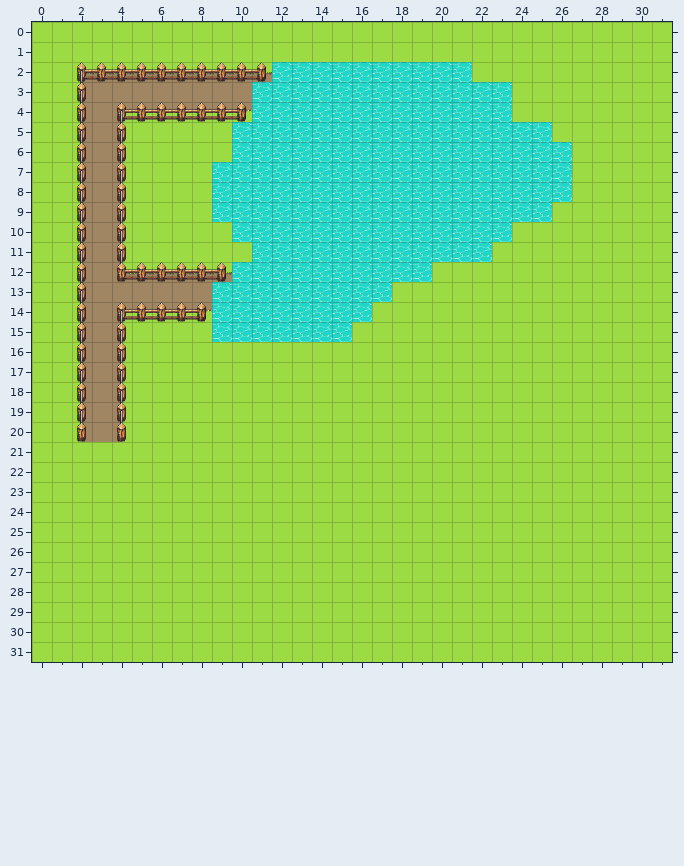
Two states of a Tiled map, assets/maps/some-map.tmx. This is how it looked before the edit.
Cells are 32x32 px. Shown: x 0..31, y 0..31.
The result:
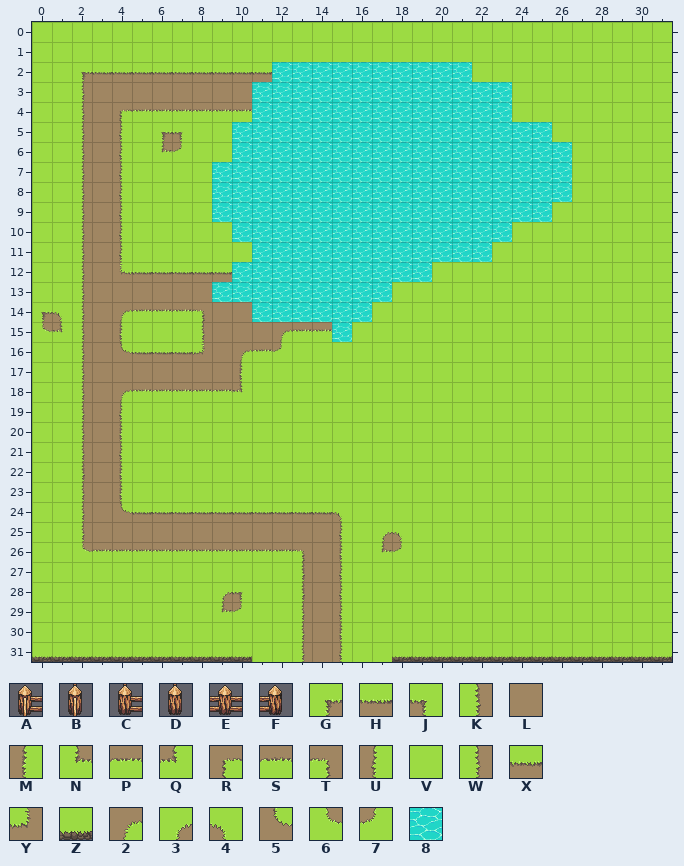
Key: from "fence": A 0, B 7, C 8, D 11, E 13, F 14; from "terrain": G 0, H 1, J 2, K 10, L 11, M 12, N 20, P 21, Q 22, R 40, S 41, T 42, U 50, V 51, W 52, X 61, Y 62, Z 65, 2 84, 3 86, 4 87, 5 94, 6 96, 7 97; from "terrain-plus": 8 42.
_ is an empty cell, . an unchanged one.
Difference:
--- layer "terrain"
@@ x 6..7 @@
- 5 VV
- 6 VV
+ 5 GJ
+ 6 N7
@@ x 6..7 @@
-12 XX
+12 HH
@@ x 0..14 @@
-14 VV..RP..P88....
-15 VV..U...V888888
-16 ....UVVVVVVVV..
-17 ....UVVVVVV....
-18 ....UVVVVVV....
+14 G4..2S..TLL....
+15 6Q..M...WLLL2PP
+16 ....5HHHYL2S7..
+17 ....LLLLLLM....
+18 ....2PSPSSQ....
@@ x 0..31 @@
-20 ....U...........................
-21 ..VVV...........................
-22 ..VVV...........................
-23 ..VVV...........................
-24 ..VVVVVVVVVVVVVV................
-25 ..VVVVVVVVVVVVVV.VV.............
-26 ..VVVVVVVVVVVVVV.VV.............
-27 .............VVV................
-28 .........VV..VVV................
-29 .........VV..VVV................
-30 .............VVV................
-31 VVVVVVVVVVV..VVV..VVVVVVVVVVVVVV
+20 ....M...........................
+21 ..WLU...........................
+22 ..KLM...........................
+23 ..WLM...........................
+24 ..WL5XHHHHXHHHX4................
+25 ..WLLLLLLLLLLLLU.34.............
+26 ..6PSSPSPPSPSTLM.N7.............
+27 .............KLU................
+28 .........3J..KLU................
+29 .........N7..WLU................
+30 .............WLM................
+31 ZZZZZZZZZZZ..WLU..ZZZZZZZZZZZZZZ
--- layer "infra"
@@ x 2..11 @@
- 2 AEEEEEEEEF
- 3 B.........
- 4 B.AEEEEEF.
- 5 B.B.......
- 6 B.B.......
- 7 B.B.......
- 8 B.B.......
- 9 B.B.......
-10 B.B.......
-11 B.B.......
-12 B.CEEEEF..
-13 B.........
-14 B.AEEEF...
-15 B.B.......
-16 B.B.......
-17 B.B.......
-18 B.B.......
-19 B.B.......
-20 D.D.......
+ 2 __________
+ 3 _.........
+ 4 _._______.
+ 5 _._.......
+ 6 _._.......
+ 7 _._.......
+ 8 _._.......
+ 9 _._.......
+10 _._.......
+11 _._.......
+12 _.______..
+13 _.........
+14 _._____...
+15 _._.......
+16 _._.......
+17 _._.......
+18 _._.......
+19 _._.......
+20 _._.......
Where, in picture pixels (left, top, right, bottom), the same in both pictures:
changed: (32, 62, 343, 662)
changed: (381, 531, 402, 553)
changed: (392, 656, 672, 662)
